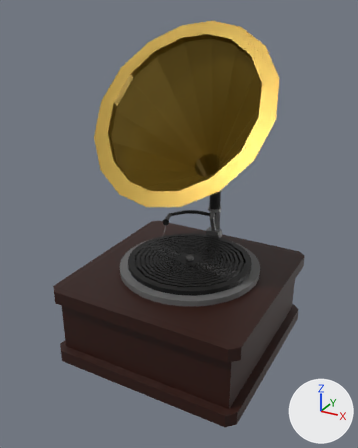
The Blender file Assets/Scenes/Chapter1-1/Models/Phonograph.blend as it was, and as the next commit left it.
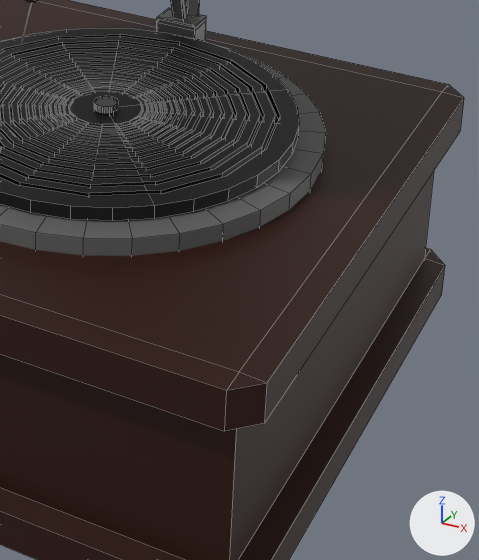
Each version is shown whole from a 50 mm lens placed at (2.14, -4.06, 4.38), pointed at (-0.02, -0.12, 2.41), then close up on the part from 43% to 86% of the width and 50% to 90% of the height. The lights are fixed; the arrows at lower right show +X, +Y and +Z. The close-ups show mesh edges as thin lines.
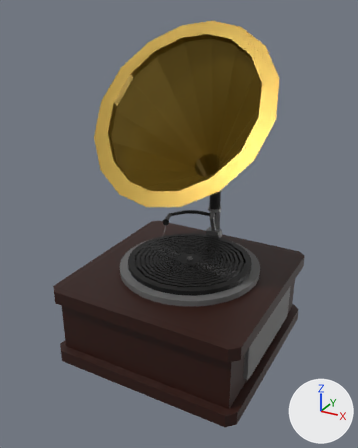
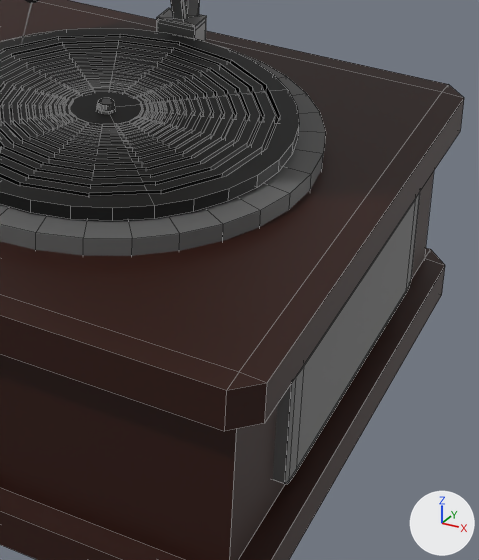
Boxes [x1, y1, x2, y2] around the edits, measured in the close-ups (479 x 560 px):
'Cube.002', added: after [273, 192, 420, 484]

The change, as a list of edits to the scene's bpy script:
```text
Add mat_material_008:
    mat_material_008 = principled_material('Material.008')
    mat_material_008.base_color = (0.303, 0.303, 0.303)  # grey #969696
    mat_material_008.metallic = 1.0
    mat_material_008.roughness = 0.744
Add me_cube_003:
    me_cube_003.from_pydata(...)  # 112 vertices, 108 faces; spans x -1.0..40.2, y -1.0..1.0, z -1.0..1.0
    me_cube_003.materials.append(mat_material_008)  # grey #969696
Add ob_cube_002:
    ob_cube_002 = bpy.data.objects.new('Cube.002', me_cube_003)
    ob_cube_002.location = (-0.92, 0.002, 1.435)
    ob_cube_002.scale = (0.0469, 0.606, 0.213)
```
